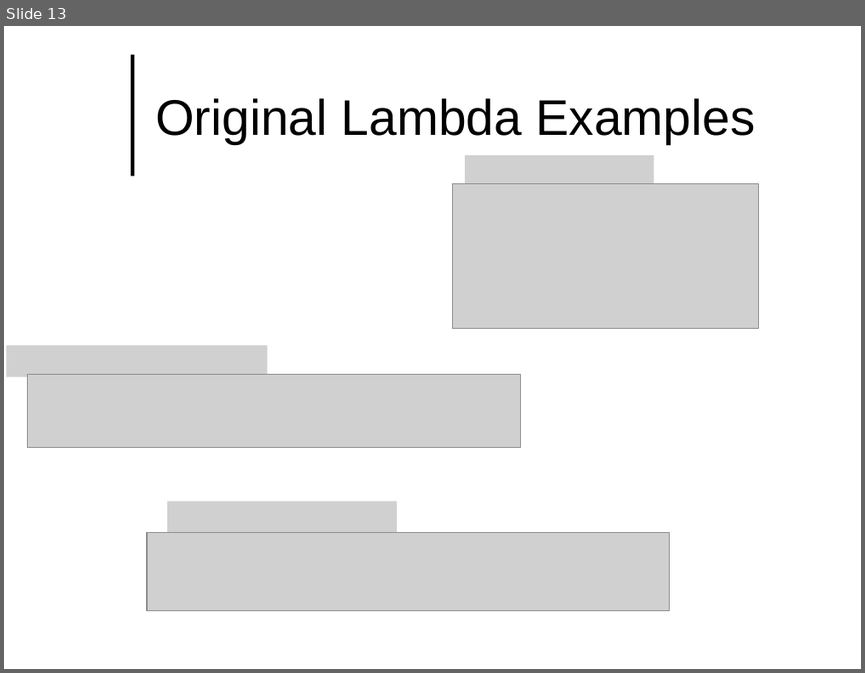
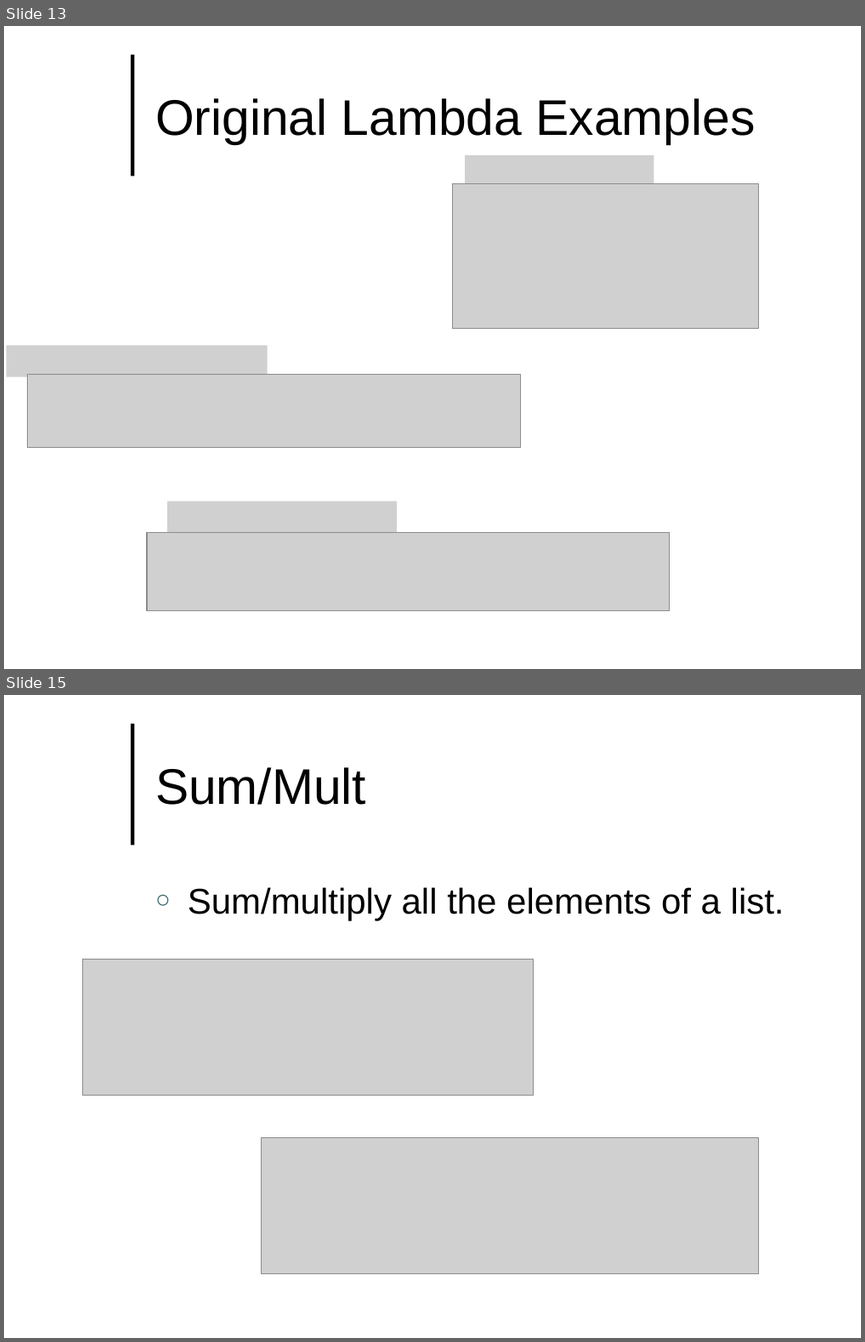
Before and after one commit to lutzhamel/CSC493, a slide deck: notes/csc493-ln011.pptx. Shown one above the other, each under a label of ours: slide 13 before the commit, slides 13 and 15 after it; the slides between them are not shown. The pictures are 865x673 and 865x1342 pixels, drawn with LibreOffice and Linux fonts; fonts in the diff are those of the drawing; grey boxes stand for pictures; background and template pictures are left out. Boxes give left, top, right and bottom in pixels: in the first picture for what was removed or moved away, otherwise in the second. Text is boxed around its words. In the diff, an @@ line names an element or a change of style, - is before the commit and + after.

```diff
--- a/notes/csc493-ln011.pptx
+++ b/notes/csc493-ln011.pptx
@@ slide 15 added at <box>4,695,861,1338</box>, background #FFFFFF; not listed: 1 template element that a slide beside it also shows @@
@@ title added at <box>155,767,366,805</box>, 42 pt, text #000000 @@
+Sum/Mult
@@ text added at <box>188,887,784,920</box>, 30 pt, text #000000 @@
+○ Sum/multiply all the elements of a list.
@@ picture added at <box>83,959,534,1095</box> @@
@@ picture added at <box>261,1138,759,1273</box> @@
```
Also in this commit, not shown: 10 other slides added, 1 slide removed, 10 other files.
